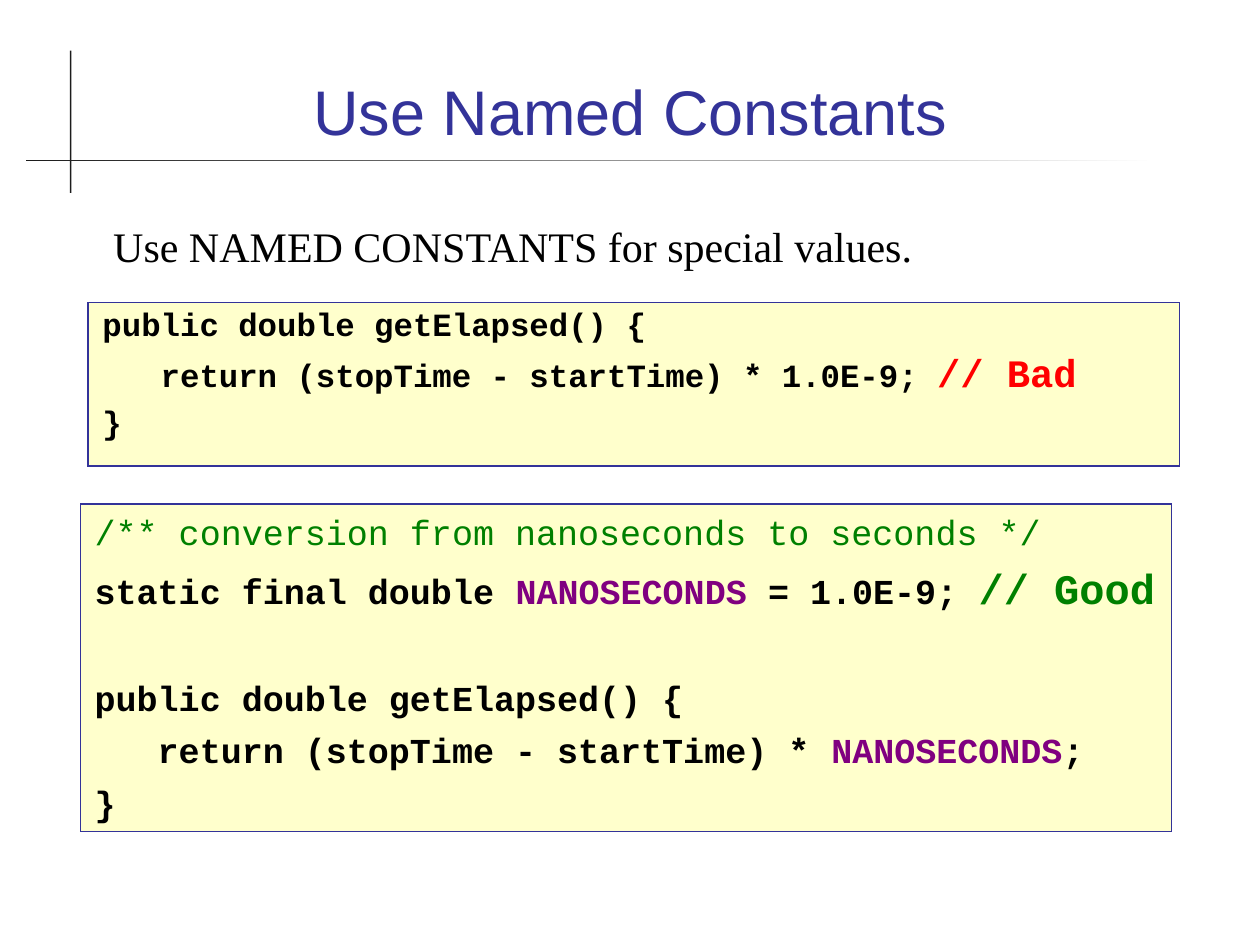
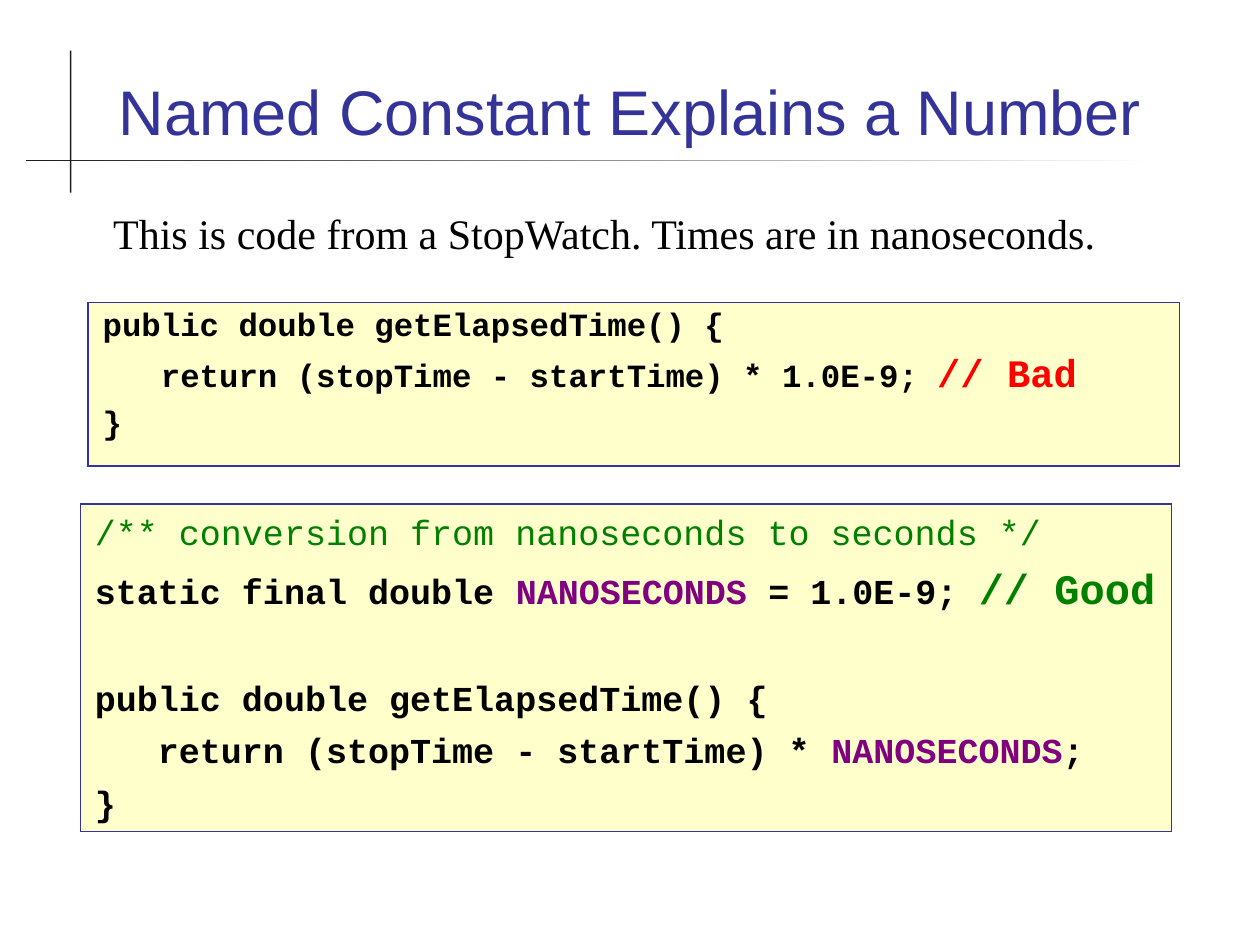
Before and after one commit to cpske/programming1, a slide deck: slide 34 of coding/Coding-Guidelines.ppt (slide 35 before the commit). Drawn at 1260x945 pixels with LibreOffice and Linux fonts; fonts in the diff are those of the drawing. Boxes give left, top, right and bottom in pixels: in the first picture for what was removed or moved away, otherwise in the second. Text is boxed around its words. In the diff, an @@ line names an element or a change of style, - is before the commit and + after.

```diff
--- a/coding/Coding-Guidelines.ppt
+++ b/coding/Coding-Guidelines.ppt
@@ title at box(119, 89, 1141, 147): text changed @@
-Use Named Constants
+Named Constant Explains a Number
@@ text removed at box(113, 232, 912, 271) @@
-Use NAMED CONSTANTS for special values.
@@ text added at box(113, 219, 1095, 258), 24 pt, text #000000 @@
+This is code from a StopWatch. Times are in nanoseconds.
@@ text at box(103, 313, 685, 343): text changed @@
-public double getElapsed() {
+public double getElapsedTime() {
@@ text in rectangle at box(95, 686, 725, 719): text changed @@
-public double getElapsed() {
+public double getElapsedTime() {
```
Also in this commit, not shown: 11 other slides changed, 5 slides added, 8 slides removed, 5 other files.
